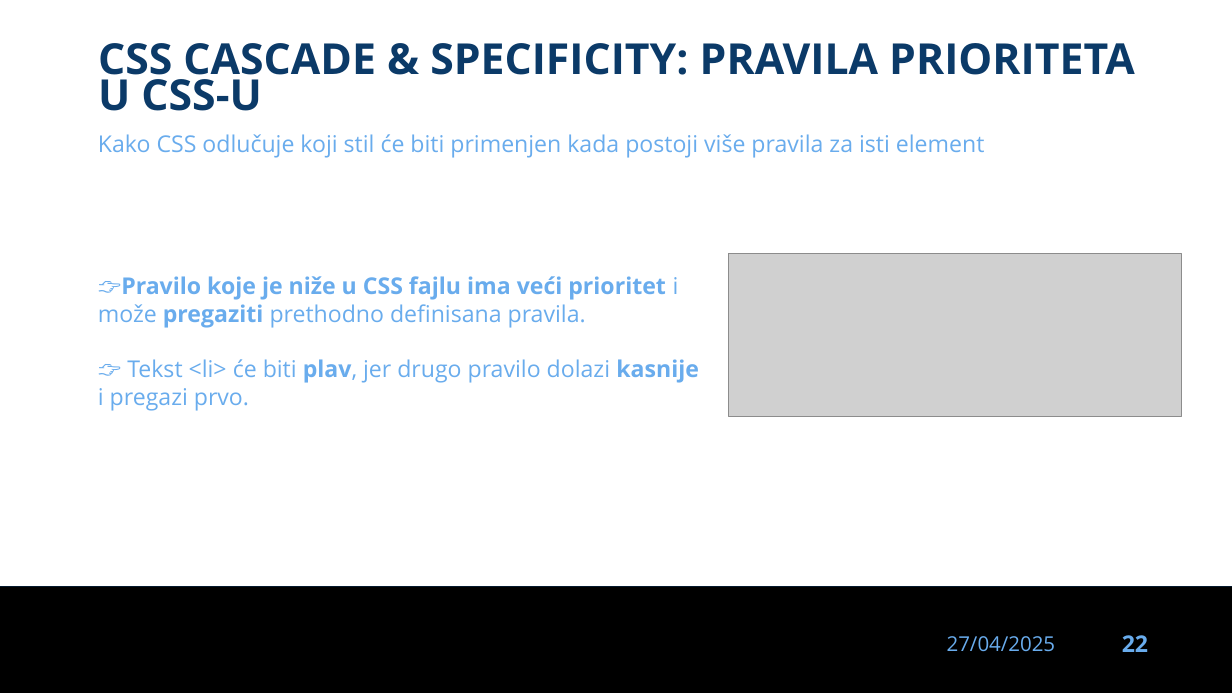
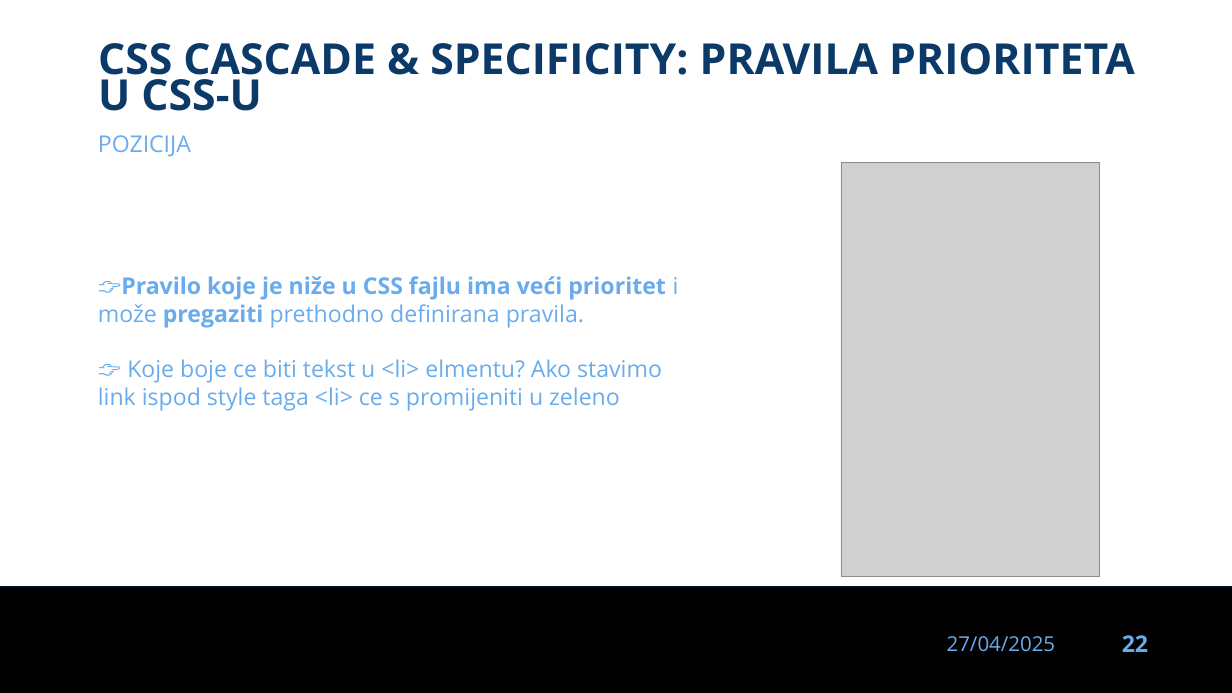
Before and after one commit to dinoDuvnjak/CTK, a slide deck: slide 22 of Bootcamp/css-uvod/css-uvod.pptx. Drawn at 1232x693 pixels with LibreOffice and Linux fonts; fonts in the diff are those of the drawing; grey boxes stand for pictures; background and template pictures are left out. Boxes give left, top, right and bottom in pixels: in the first picture for what was removed or moved away, otherwise in the second. Text is boxed around its words. In the diff, an @@ line names an element or a change of style, - is before the commit and + after.

```diff
--- a/Bootcamp/css-uvod/css-uvod.pptx
+++ b/Bootcamp/css-uvod/css-uvod.pptx
@@ text at bbox=[98, 135, 191, 157]: text changed @@
-Kako CSS odlučuje koji stil će biti primenjen kada postoji više pravila za isti element
+POZICIJA
@@ picture added at bbox=[841, 163, 1099, 577] @@
@@ picture removed at bbox=[728, 253, 1182, 416] @@
@@ text at bbox=[98, 276, 679, 411]: text changed @@
-👉Pravilo koje je niže u CSS fajlu ima veći prioritet i može pregaziti prethodno definisana pravila.
-👉 Tekst <li> će biti plav, jer drugo pravilo dolazi kasnije i pregazi prvo.
+👉Pravilo koje je niže u CSS fajlu ima veći prioritet i može pregaziti prethodno definirana pravila.
+👉 Koje boje ce biti tekst u <li> elmentu? Ako stavimo link ispod style taga <li> ce s promijeniti u zeleno
```
Also in this commit, not shown: 1 other slide changed, 6 other files.
